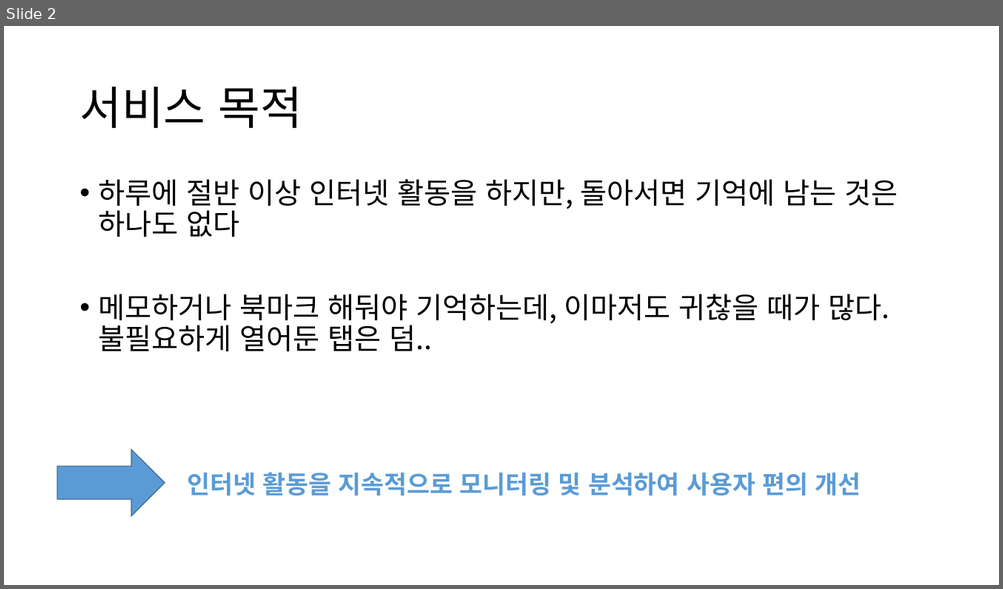
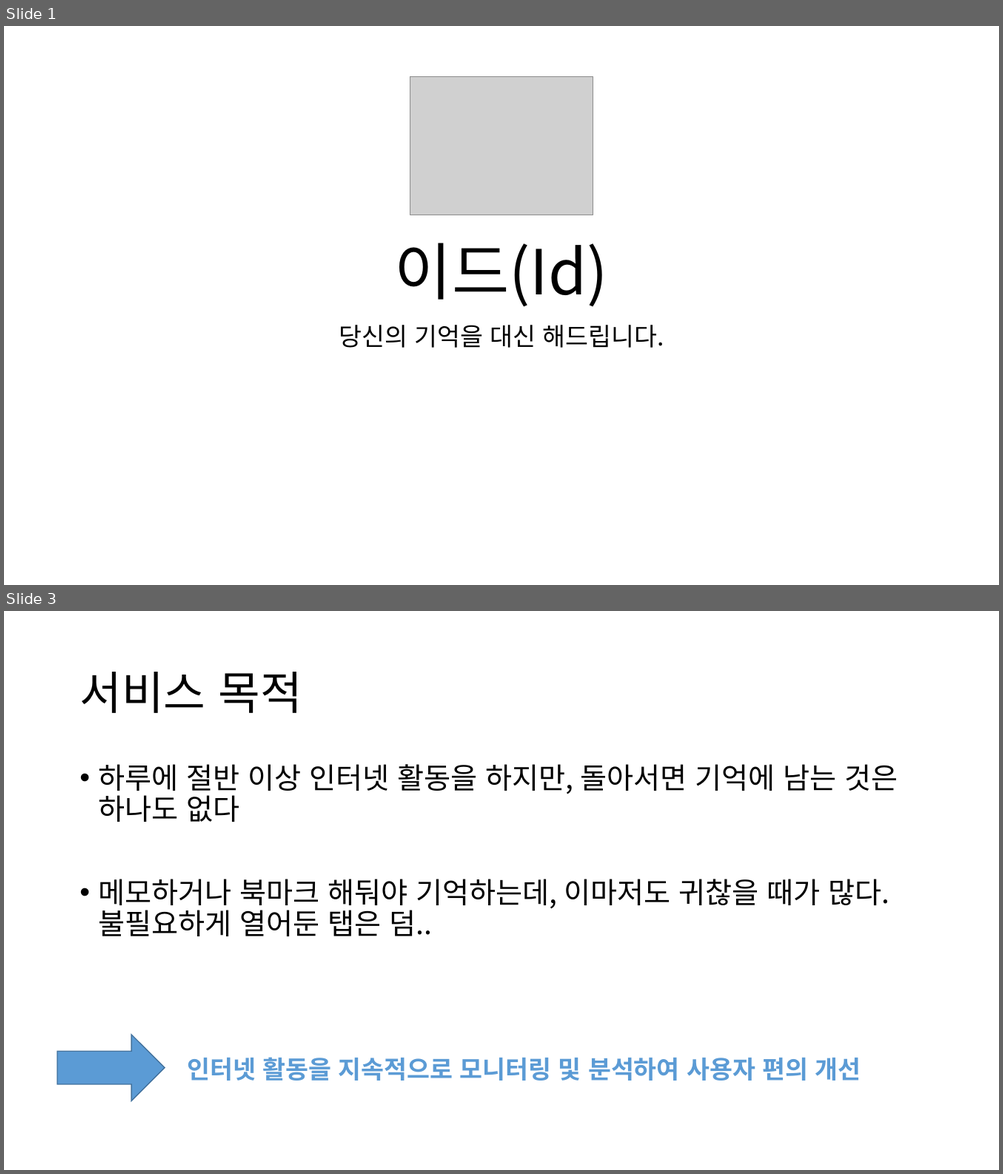
Before and after one commit to HeyHO2154/Id, a slide deck: 시스템 설계도.pptx. Shown one above the other, each under a label of ours: slide 2 before the commit, slides 1 and 3 after it; the slides between them are not shown. The pictures are 1003x589 and 1003x1174 pixels, drawn with LibreOffice and Linux fonts; fonts in the diff are those of the drawing; grey boxes stand for pictures. Boxes give left, top, right and bottom in pixels: in the first picture for what was removed or moved away, otherwise in the second. Text is boxed around its words. In the diff, an @@ line names an element or a change of style, - is before the commit and + after.

```diff
--- a/시스템 설계도.pptx
+++ b/시스템 설계도.pptx
@@ slide 1 added at (4, 26, 999, 585), background #FFFFFF @@
@@ picture added at (410, 77, 594, 215) @@
@@ title added at (395, 243, 608, 307), 60 pt, text #000000 @@
+이드(Id)
@@ subtitle added at (338, 325, 664, 348), 24 pt, text #000000 @@
+당신의 기억을 대신 해드립니다.
@@ what was slide 2 is now slide 3 @@
```
Also in this commit, not shown: 1 other slide added, 1 slide removed, 5 other files.
